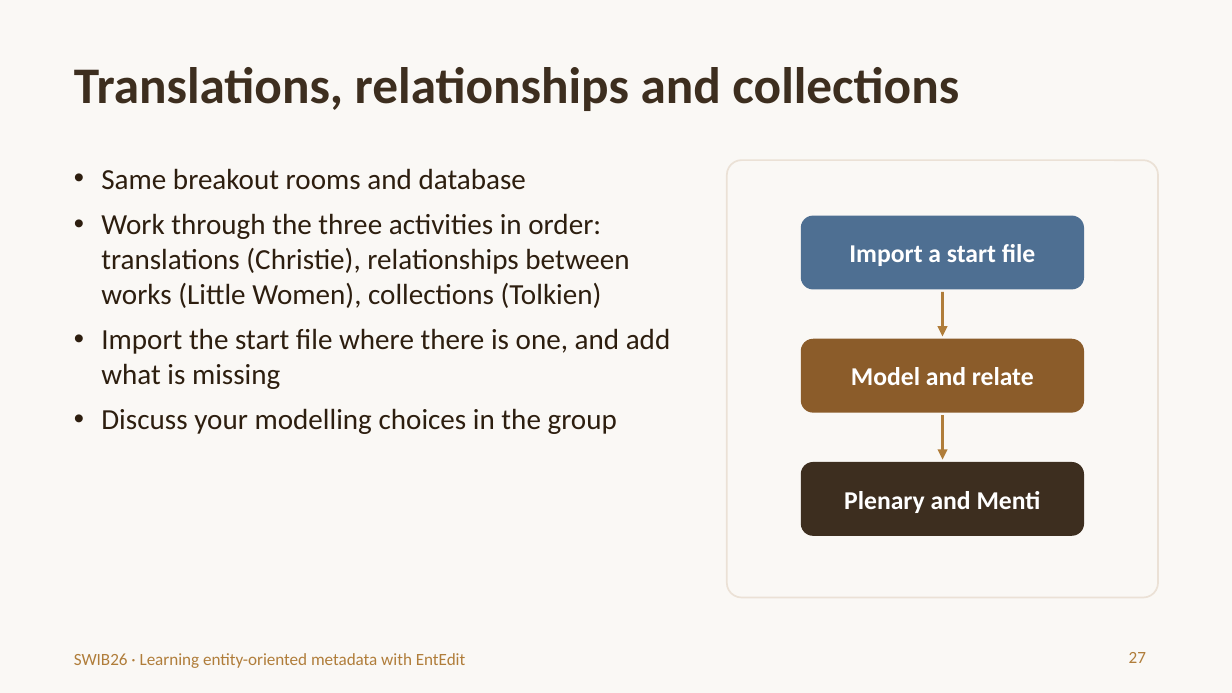
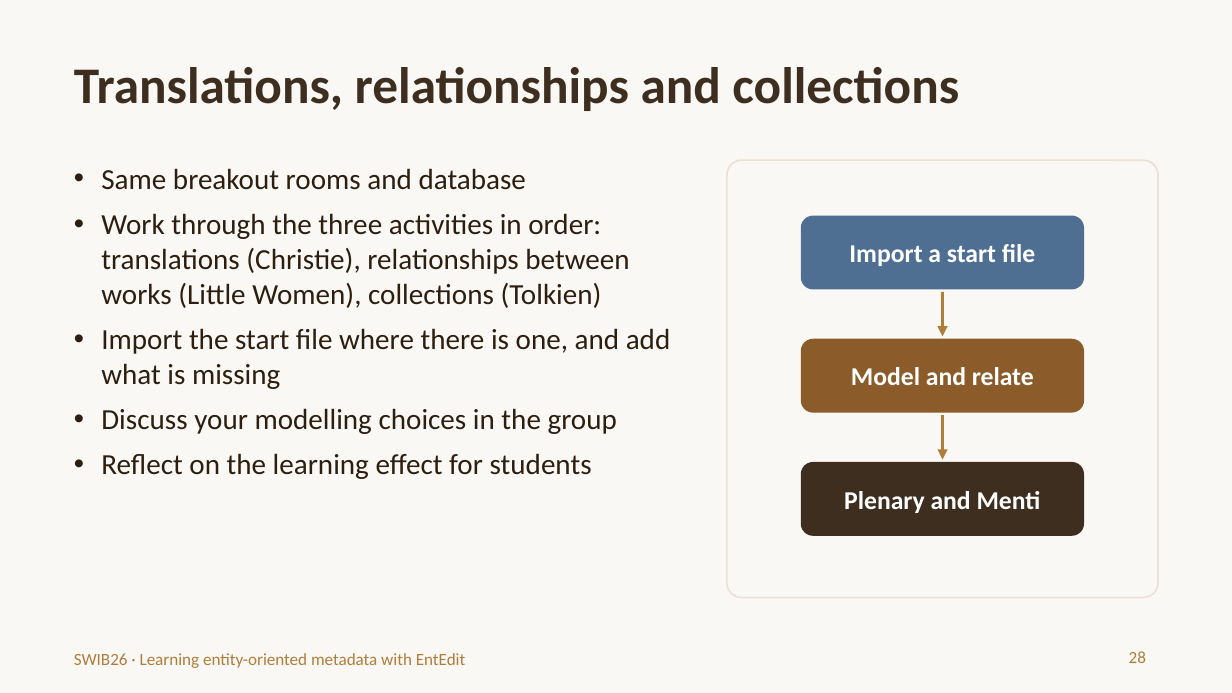
Before and after one commit to trondaal/EntEdit, a slide deck: slide 28 of swib26/EntEdit-SWIB26-introduction.pptx (slide 27 before the commit). Drawn at 1232x693 pixels with LibreOffice and Linux fonts; fonts in the diff are those of the drawing. Boxes give left, top, right and bottom in pixels: in the first picture for what was removed or moved away, otherwise in the second. Text is boxed around its words. In the diff, an @@ line names an element or a change of style, - is before the commit and + after.

```diff
--- a/swib26/EntEdit-SWIB26-introduction.pptx
+++ b/swib26/EntEdit-SWIB26-introduction.pptx
@@ text at bbox=[101, 453, 592, 479]: paragraph added @@
+• Reflect on the learning effect for students
@@ page number at bbox=[1129, 651, 1146, 663]: text changed @@
-27
+28
```
Also in this commit, not shown: 2 other slides changed, 2 slides added.
